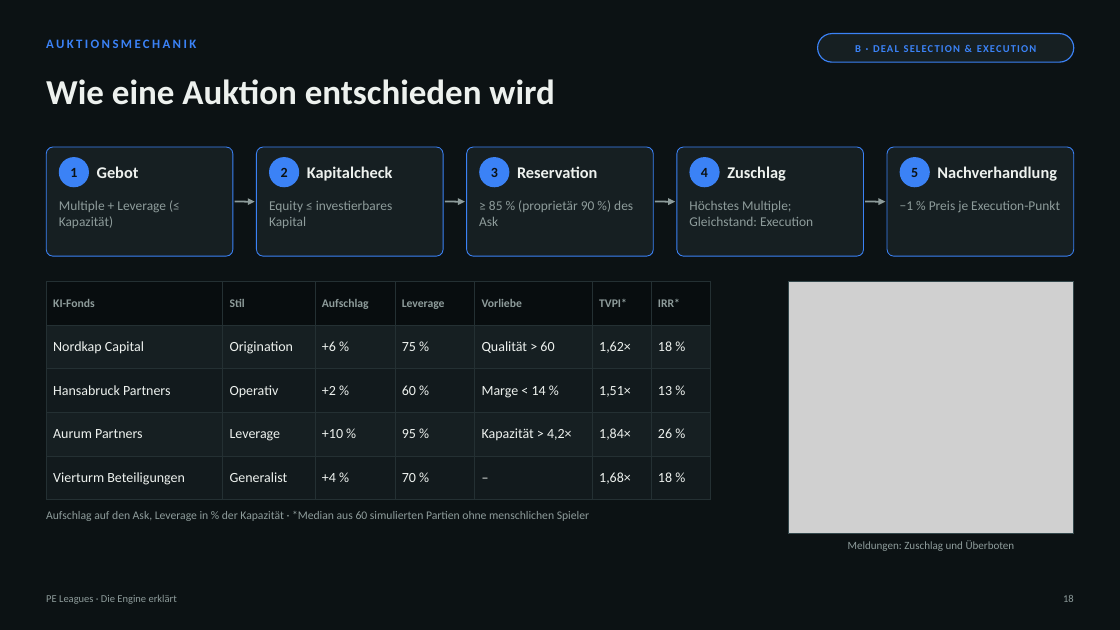
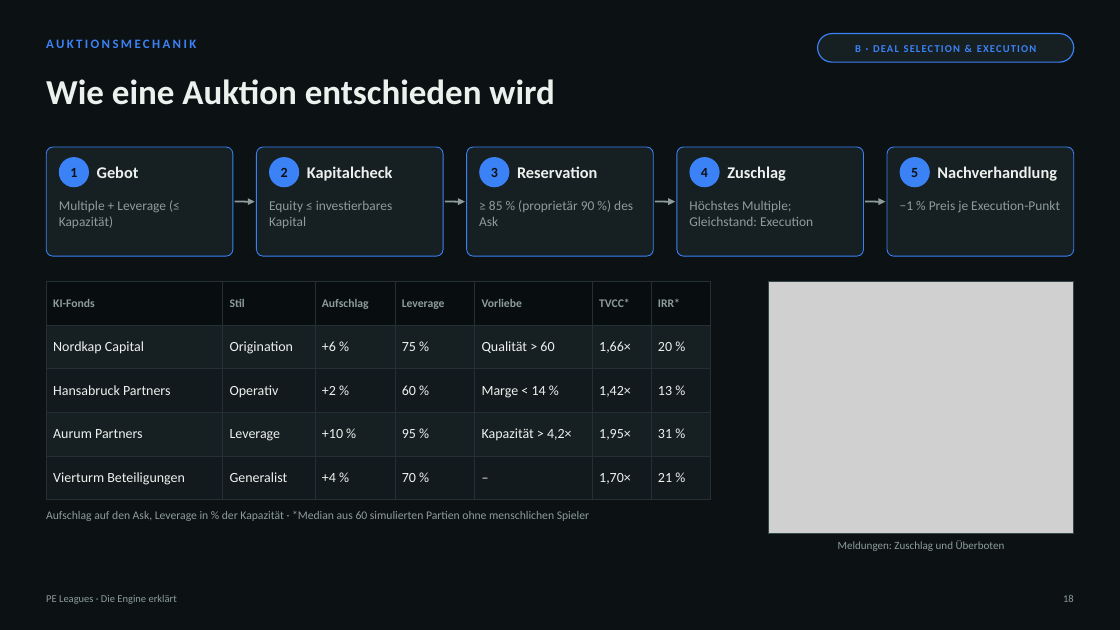
Before and after one commit to thematicum-dev/pe-leagues, a slide deck: slide 18 of docs/lehrmaterial/PE-Leagues_Engine-erklaert.pptx. Drawn at 1120x630 pixels with LibreOffice and Linux fonts; fonts in the diff are those of the drawing; grey boxes stand for pictures. Boxes give left, top, right and bottom in pixels: in the first picture for what was removed or moved away, otherwise in the second. Text is boxed around its words. In the diff, an @@ line names an element or a change of style, - is before the commit and + after.

```diff
--- a/docs/lehrmaterial/PE-Leagues_Engine-erklaert.pptx
+++ b/docs/lehrmaterial/PE-Leagues_Engine-erklaert.pptx
@@ table at (x1=46, y1=281, x2=710, y2=489) @@
-row 1, column 6: TVPI*
+row 1, column 6: TVCC*
-row 2, column 6: 1,62×
+row 2, column 6: 1,66×
-row 2, column 7: 18 %
+row 2, column 7: 20 %
-row 3, column 6: 1,51×
+row 3, column 6: 1,42×
-row 4, column 6: 1,84×
+row 4, column 6: 1,95×
-row 4, column 7: 26 %
+row 4, column 7: 31 %
-row 5, column 6: 1,68×
+row 5, column 6: 1,70×
-row 5, column 7: 18 %
+row 5, column 7: 21 %
@@ picture resized from (x1=789, y1=281, x2=1074, y2=534) to (x1=769, y1=281, x2=1074, y2=534) @@
@@ rectangle resized from (x1=789, y1=281, x2=1074, y2=534) to (x1=769, y1=281, x2=1074, y2=534) @@
@@ text "Meldungen: Zuschlag und Überboten" moved from (x1=848, y1=540, x2=1015, y2=551) to (x1=838, y1=540, x2=1005, y2=551) @@
```
Also in this commit, not shown: 34 other slides changed, 2 slides added, 1 slide removed, 2 other files.
